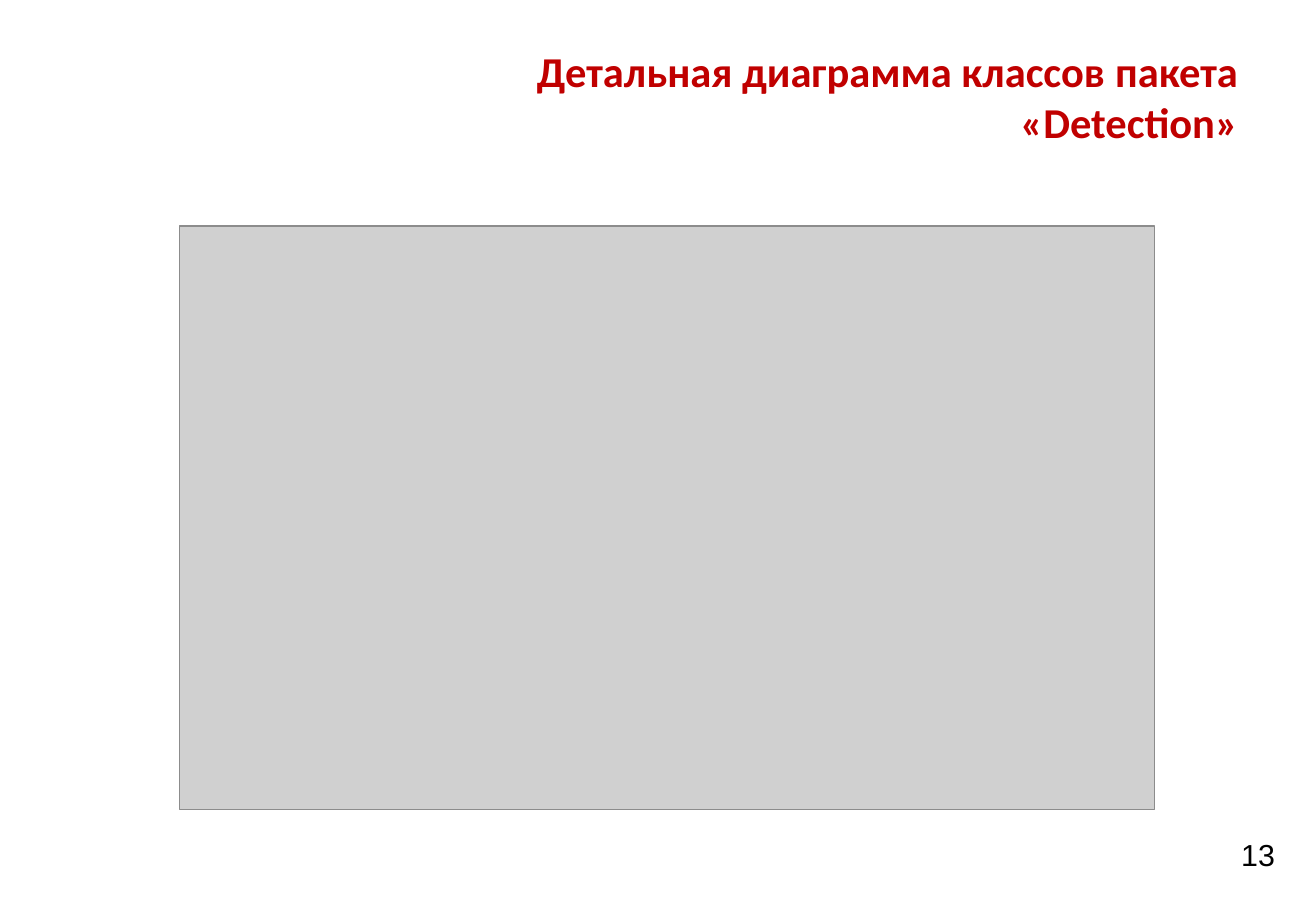
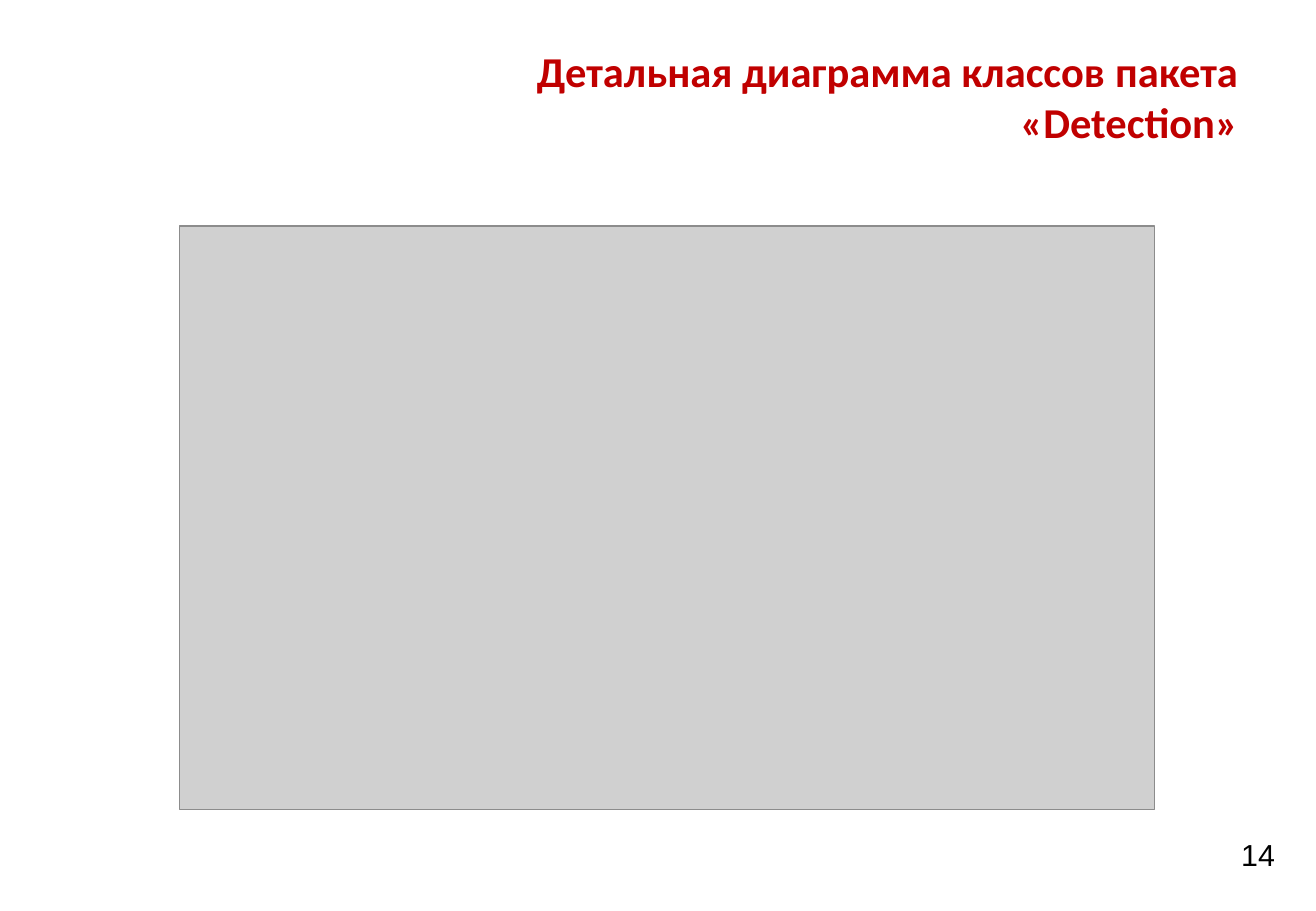
Before and after one commit to GoldGreen/Skeletonization, a slide deck: slide 15 of Engineering/Презентацияя.pptx (slide 14 before the commit). Drawn at 1316x911 pixels with LibreOffice and Linux fonts; fonts in the diff are those of the drawing; grey boxes stand for pictures; background and template pictures are left out. Boxes give left, top, right and bottom in pixels: in the first picture for what was removed or moved away, otherwise in the second. Text is boxed around its words. In the diff, an @@ line names an element or a change of style, - is before the commit and + after.

```diff
--- a/Engineering/Презентацияя.pptx
+++ b/Engineering/Презентацияя.pptx
@@ text at [1241,845,1275,866]: text changed @@
-13
+14
```
Also in this commit, not shown: 20 other slides changed, 3 slides added, 1 slide removed, 13 other files.
